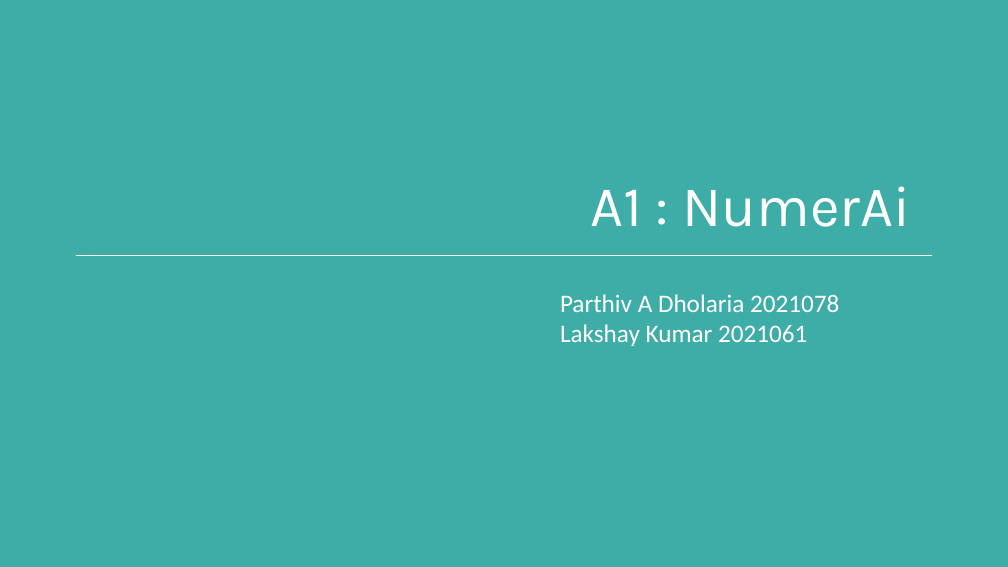
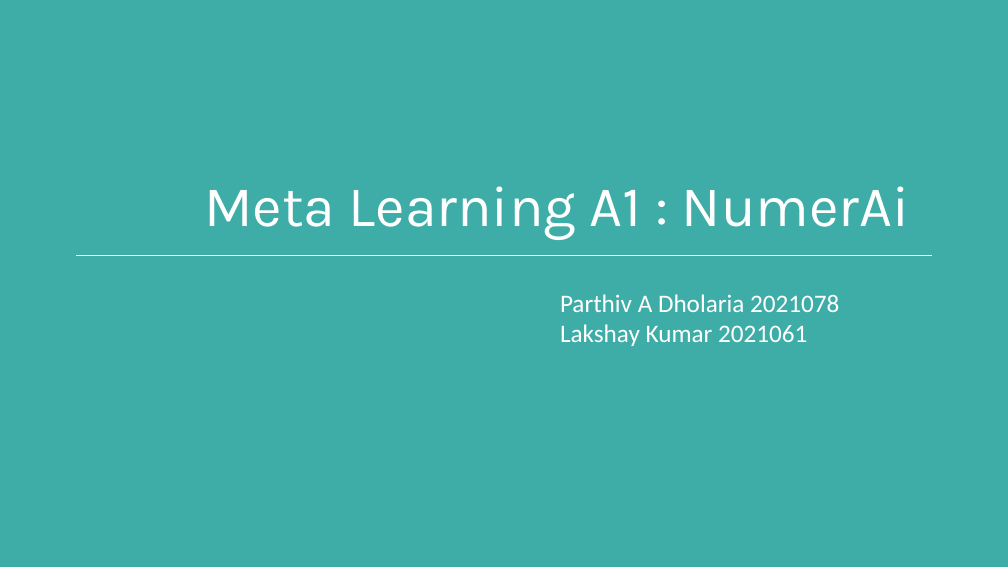
Before and after one commit to parthivdholaria/NumerAi-crowd-sourced-hedge-fund-datascience-Competition, a slide deck: slide 1 of Report.pptx. Drawn at 1008x567 pixels with LibreOffice and Linux fonts; fonts in the diff are those of the drawing; background and template pictures are left out. Boxes give left, top, right and bottom in pixels: in the first picture for what was removed or moved away, otherwise in the second. Text is boxed around its words. In the diff, an @@ line names an element or a change of style, - is before the commit and + after.

```diff
--- a/Report.pptx
+++ b/Report.pptx
@@ title at (204, 186, 910, 240): text changed @@
-A1 : NumerAi
+Meta Learning A1 : NumerAi
```
Also in this commit, not shown: 1 other slide changed, 1 slide added.
